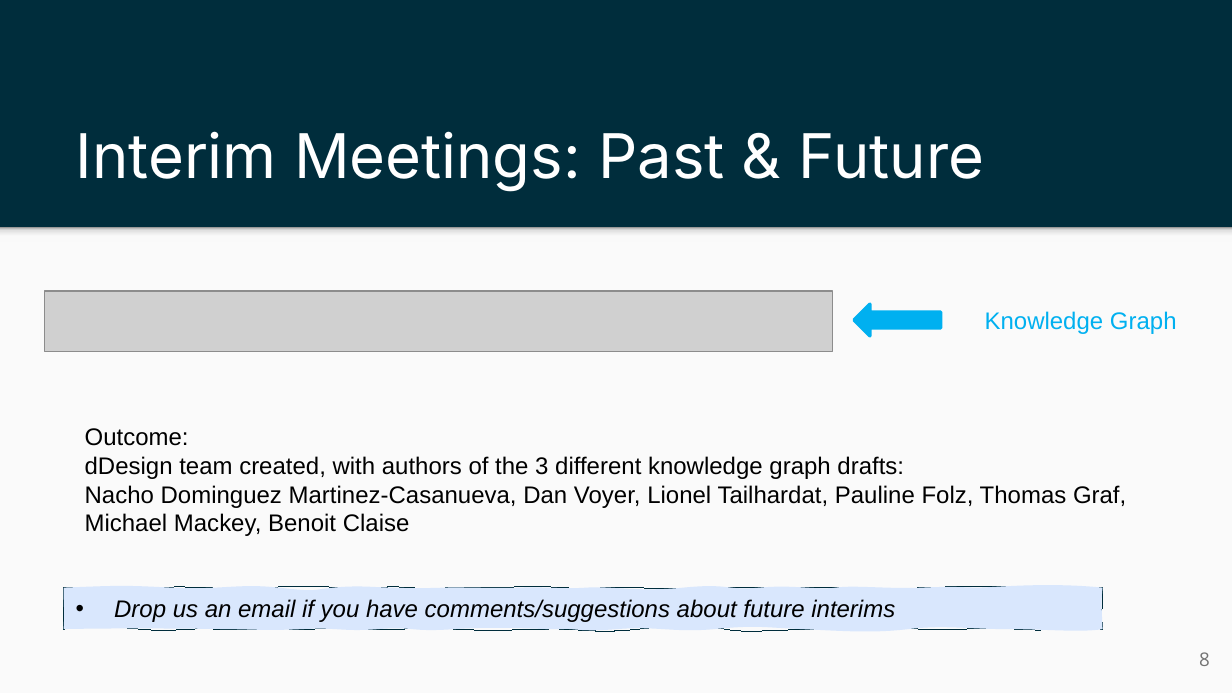
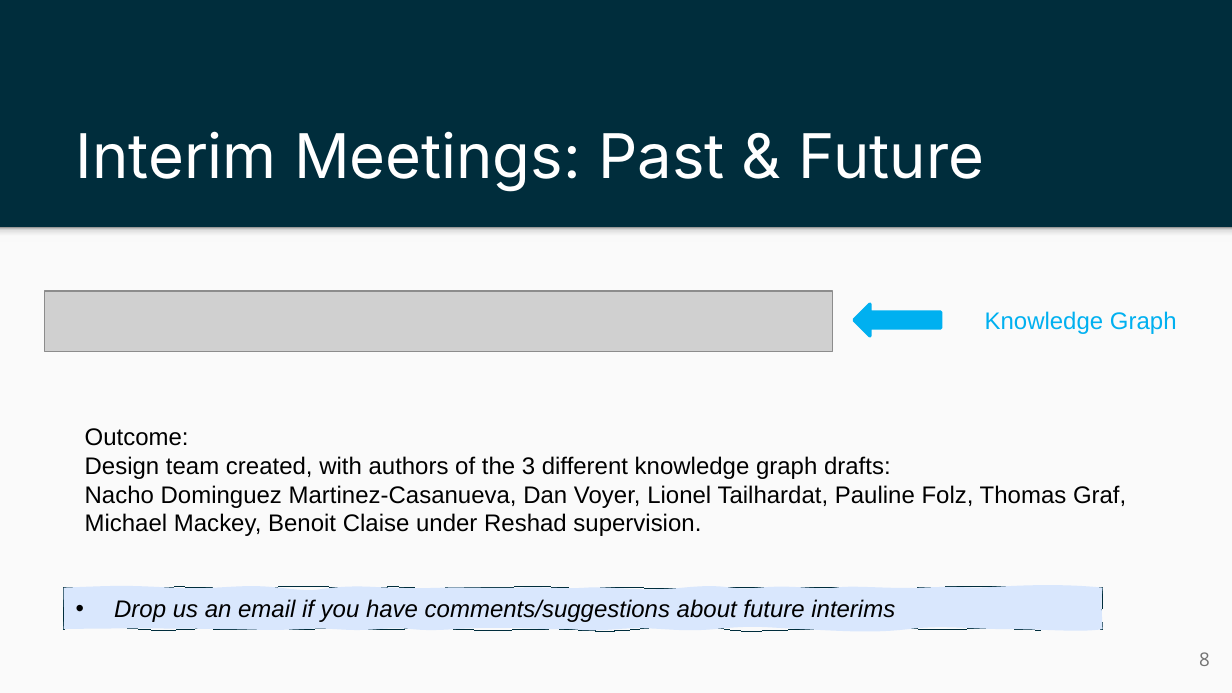
Before and after one commit to ietf-wg-nmop/IETF-Meetings, a slide deck: slide 8 of 123/nmop-chairs-slides-session-1.pptx. Drawn at 1232x693 pixels with LibreOffice and Linux fonts; fonts in the diff are those of the drawing; grey boxes stand for pictures. Boxes give left, top, right and bottom in pixels: in the first picture for what was removed or moved away, otherwise in the second. Text is boxed around its words. In the diff, an @@ line names an element or a change of style, - is before the commit and + after.

```diff
--- a/123/nmop-chairs-slides-session-1.pptx
+++ b/123/nmop-chairs-slides-session-1.pptx
@@ text at (x1=85, y1=456, x2=1126, y2=536): text changed @@
-dDesign team created, with authors of the 3 different knowledge graph drafts:
-Nacho Dominguez Martinez-Casanueva, Dan Voyer, Lionel Tailhardat, Pauline Folz, Thomas Graf, Michael Mackey, Benoit Claise
+Design team created, with authors of the 3 different knowledge graph drafts:
+Nacho Dominguez Martinez-Casanueva, Dan Voyer, Lionel Tailhardat, Pauline Folz, Thomas Graf, Michael Mackey, Benoit Claise under Reshad supervision.
```
Also in this commit, not shown: 1 other slide changed.
